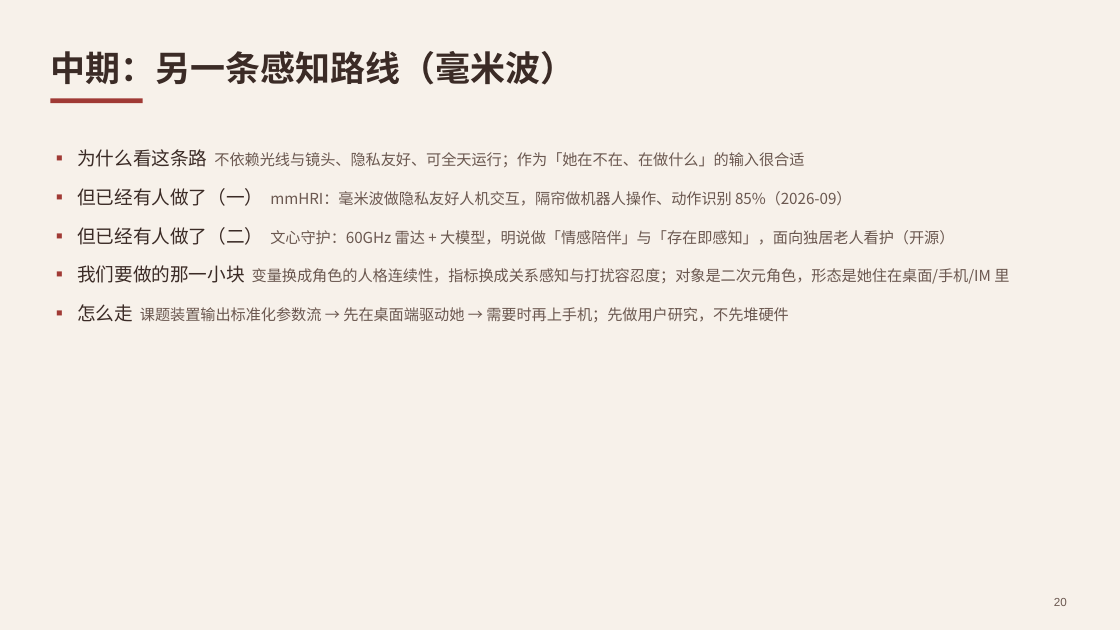
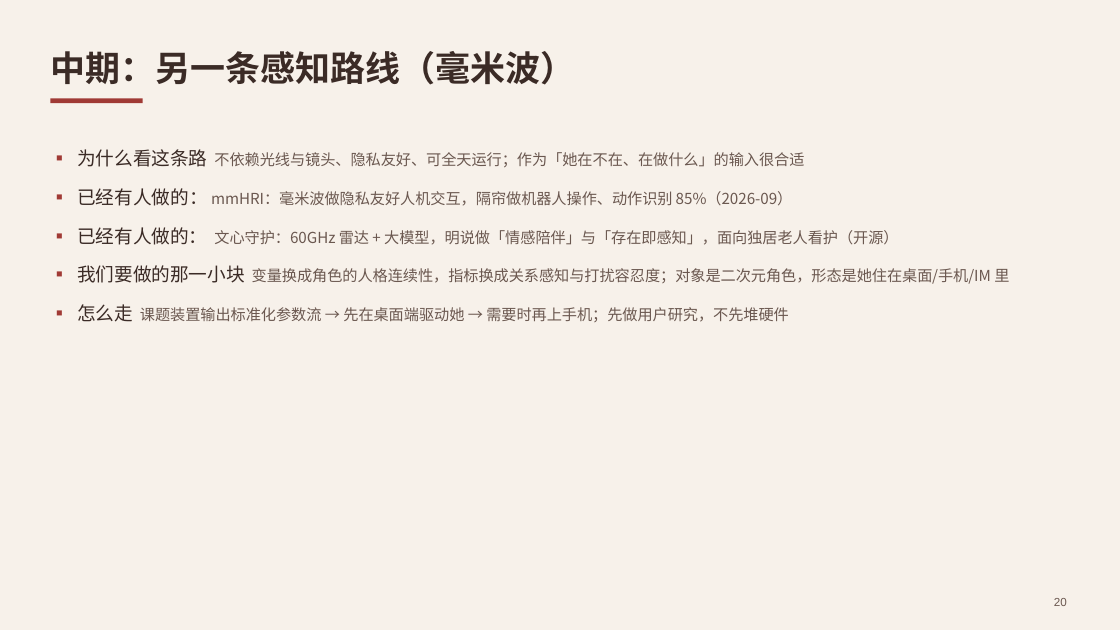
Before and after one commit to sensei142563/AIpet-Murasame, a slide deck: slide 20 of dev/ppt/out/Deck.pptx. Drawn at 1120x630 pixels with LibreOffice and Linux fonts; fonts in the diff are those of the drawing. Boxes give left, top, right and bottom in pixels: in the first picture for what was removed or moved away, otherwise in the second. Text is boxed around its words. In the diff, an @@ line names an element or a change of style, - is before the commit and + after.

```diff
--- a/dev/ppt/out/Deck.pptx
+++ b/dev/ppt/out/Deck.pptx
@@ text at [77, 188, 898, 245]: text changed @@
-▪ 但已经有人做了（一） mmHRI：毫米波做隐私友好人机交互，隔帘做机器人操作、动作识别 85%（2026-09）
-▪ 但已经有人做了（二） 文心守护：60GHz 雷达 + 大模型，明说做「情感陪伴」与「存在即感知」，面向独居老人看护（开源）
+▪ 已经有人做的： mmHRI：毫米波做隐私友好人机交互，隔帘做机器人操作、动作识别 85%（2026-09）
+▪ 已经有人做的： 文心守护：60GHz 雷达 + 大模型，明说做「情感陪伴」与「存在即感知」，面向独居老人看护（开源）
```
Also in this commit, not shown: 11 other files.
